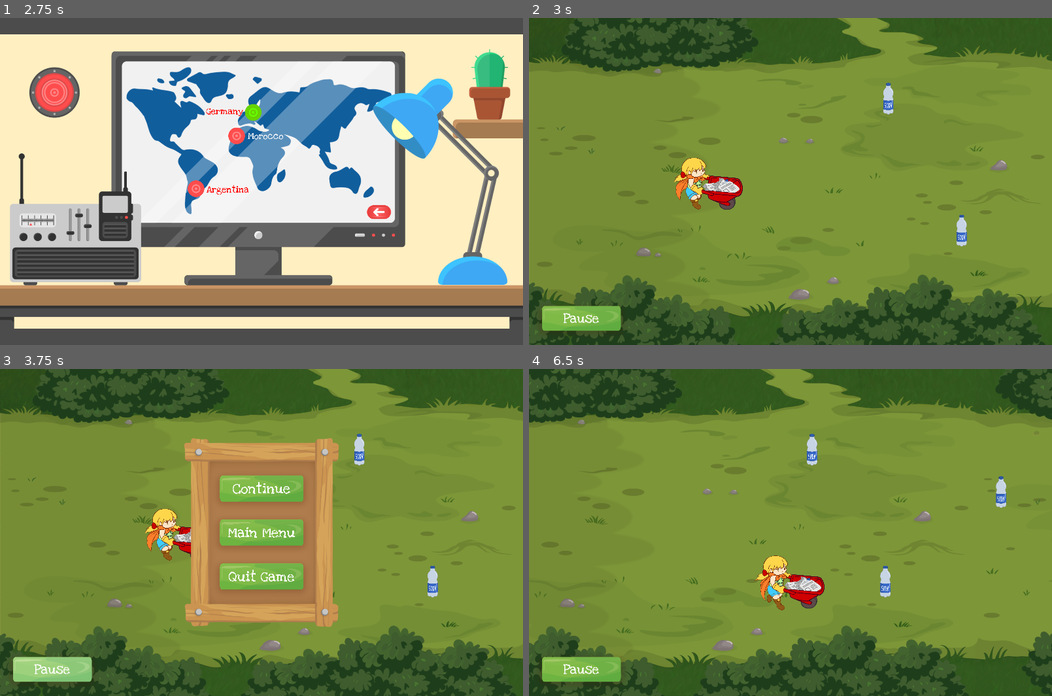
Above: before the commit, frames 1-4 (two rows, left to right).
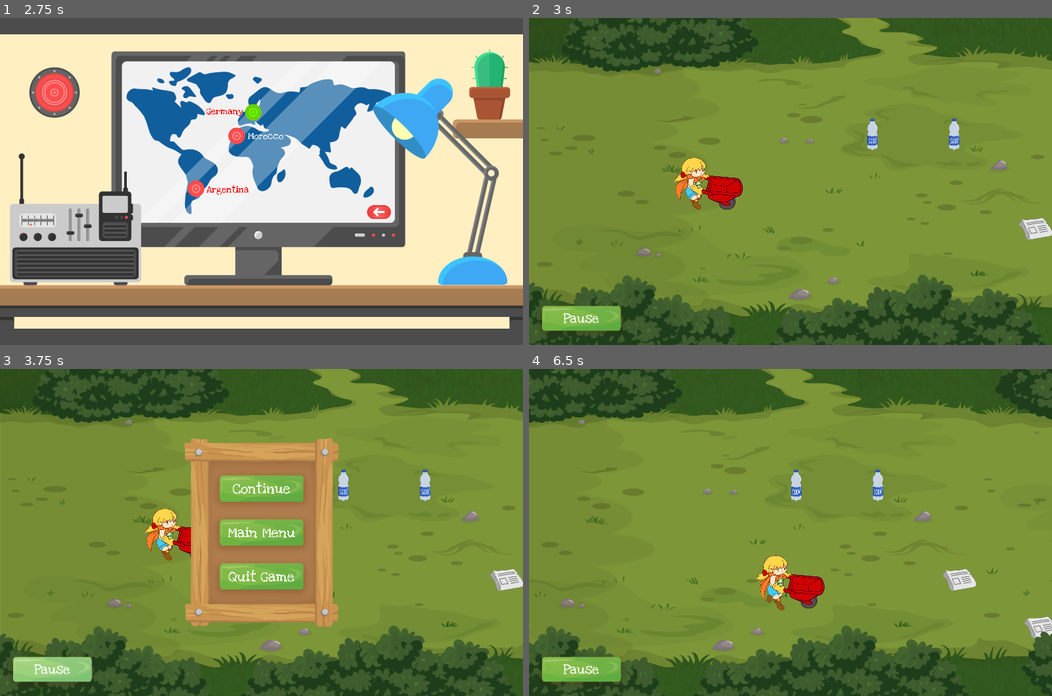
Above: after the commit, the same moments.

Repository: siconline/EcoChampion_Godot
Game: Godot game, scene res://Main.tscn
Two runs of this game, one before a commit and one after it. Both use one fixed random seed, a clock stepped at 60 frames per second and the inputs below.
Inputs:
- Up to frame 1 (2.75 s): click "Score" at 0.5 s; click "Level Menu" at 1.25 s; click "Garbage Patrol" at 2 s
- Up to frame 2 (3 s): click "Germany" at 2.75 s
- Up to frame 3 (3.75 s): click "Pause" at 3.5 s
- Up to frame 4 (6.5 s): click "Continue" at 4.25 s; tap Enter at 5 s; hold Right (ui_right) 5.03-5.78 s; hold Down (ui_down) from 5.78 s (still down)

Frame 1 is identical in both runs. In frame 2, 1.2% of the frame differs, in the area x 33-100%, y 19-70%; in frame 3, 1.0%; in frame 4, 1.6%, in the area x 48-100%, y 19-83%.

Commit message:
modified pickups

Diff:
--- a/MiniGame01/MiniGame01.gd
+++ b/MiniGame01/MiniGame01.gd
@@ -13,7 +13,7 @@
 
 # check localisation index of countries an load Theme
 func _process(delta):
-	_hudControll(delta)
+	_hudControll()
 
 	# load the current theme by index
 	if localisation == 0:
@@ -25,8 +25,7 @@
 
 
 #------Own Methods------#
-func _hudControll(delta):
-	print(delta)
+func _hudControll():
 	#limt right left for hud
 	if player.position.x < 0:
 		hud.rect_position.x += player.speed * 0.001 - (player.position.x + hud.rect_position.x)
--- a/MiniGame01/MiniGame01.tscn
+++ b/MiniGame01/MiniGame01.tscn
@@ -1,13 +1,19 @@
-[gd_scene load_steps=9 format=2]
+[gd_scene load_steps=11 format=2]
 
 [ext_resource path="res://MiniGame01/MiniGame01.gd" type="Script" id=1]
 [ext_resource path="res://MiniGame01/Grounds.gd" type="Script" id=2]
 [ext_resource path="res://MiniGame01/Textures/Backgrounds/Germany/BackgroundStart_d.png" type="Texture" id=3]
 [ext_resource path="res://MiniGame01/Textures/Backgrounds/Germany/ForegroundStartTop_d.png" type="Texture" id=4]
 [ext_resource path="res://MiniGame01/Textures/Backgrounds/Germany/ForegroundStartBottom_d.png" type="Texture" id=5]
-[ext_resource path="res://MiniGame01/Textures/PickUps/T_Plastic_Bottle.png" type="Texture" id=6]
-[ext_resource path="res://MiniGame01/Player/Player.tscn" type="PackedScene" id=7]
-[ext_resource path="res://MiniGame01/Hud/Hud.tscn" type="PackedScene" id=8]
+[ext_resource path="res://MiniGame01/PickUps.gd" type="Script" id=6]
+[ext_resource path="res://MiniGame01/Textures/PickUps/T_Plastic_Bottle.png" type="Texture" id=7]
+[ext_resource path="res://MiniGame01/Player/Player.tscn" type="PackedScene" id=8]
+[ext_resource path="res://MiniGame01/Hud/Hud.tscn" type="PackedScene" id=9]
+
+[sub_resource type="RectangleShape2D" id=2]
+
+custom_solver_bias = 0.0
+extents = Vector2( 117.149, 296.078 )
 
 [node name="MiniGame01" type="Node2D" index="0"]
 
@@ -100,32 +106,118 @@
 [node name="PickUps" type="Node2D" parent="." index="1"]
 
 z_index = -2
-_sections_unfolded = [ "Transform", "Z Index" ]
-
-[node name="PickUp1" type="Sprite" parent="PickUps" index="0"]
-
-position = Vector2( 358.249, -305.3 )
-scale = Vector2( 0.15, 0.15 )
-texture = ExtResource( 6 )
-_sections_unfolded = [ "Transform", "Z Index" ]
-
-[node name="PickUp2" type="Sprite" parent="PickUps" index="1"]
-
-position = Vector2( 627.347, 179.077 )
-scale = Vector2( 0.15, 0.15 )
-texture = ExtResource( 6 )
-_sections_unfolded = [ "Transform", "Z Index" ]
-
-[node name="PickUp3" type="Sprite" parent="PickUps" index="2"]
-
-position = Vector2( 1052.24, -149.506 )
-scale = Vector2( 0.15, 0.15 )
-texture = ExtResource( 6 )
-_sections_unfolded = [ "Transform", "Z Index" ]
-
-[node name="Player" parent="." index="2" instance=ExtResource( 7 )]
-
-editor/display_folded = true
+script = ExtResource( 6 )
+_sections_unfolded = [ "Transform", "Z Index" ]
+
+[node name="PickUp1" type="Area2D" parent="PickUps" index="0"]
+
+position = Vector2( 300, 0 )
+z_index = -1
+input_pickable = true
+gravity_vec = Vector2( 0, 1 )
+gravity = 98.0
+linear_damp = 0.1
+angular_damp = 1.0
+audio_bus_override = false
+audio_bus_name = "Master"
+_sections_unfolded = [ "Transform", "Z Index" ]
+
+[node name="CollisionShape2D" type="CollisionShape2D" parent="PickUps/PickUp1" index="0"]
+
+scale = Vector2( 0.15, 0.15 )
+z_index = -1
+shape = SubResource( 2 )
+_sections_unfolded = [ "Transform", "Z Index" ]
+
+[node name="Sprite" type="Sprite" parent="PickUps/PickUp1" index="1"]
+
+scale = Vector2( 0.15, 0.15 )
+texture = ExtResource( 7 )
+_sections_unfolded = [ "Transform", "Z Index" ]
+
+[node name="PickUp2" type="Area2D" parent="PickUps" index="1"]
+
+editor/display_folded = true
+position = Vector2( 600, 0 )
+z_index = -1
+input_pickable = true
+gravity_vec = Vector2( 0, 1 )
+gravity = 98.0
+linear_damp = 0.1
+angular_damp = 1.0
+audio_bus_override = false
+audio_bus_name = "Master"
+_sections_unfolded = [ "Transform", "Z Index" ]
+
+[node name="CollisionShape2D" type="CollisionShape2D" parent="PickUps/PickUp2" index="0"]
+
+scale = Vector2( 0.15, 0.15 )
+z_index = -1
+shape = SubResource( 2 )
+_sections_unfolded = [ "Transform", "Z Index" ]
+
+[node name="Sprite" type="Sprite" parent="PickUps/PickUp2" index="1"]
+
+scale = Vector2( 0.15, 0.15 )
+texture = ExtResource( 7 )
+_sections_unfolded = [ "Transform", "Z Index" ]
+
+[node name="PickUp3" type="Area2D" parent="PickUps" index="2"]
+
+editor/display_folded = true
+position = Vector2( 900, 0 )
+z_index = -1
+input_pickable = true
+gravity_vec = Vector2( 0, 1 )
+gravity = 98.0
+linear_damp = 0.1
+angular_damp = 1.0
+audio_bus_override = false
+audio_bus_name = "Master"
+_sections_unfolded = [ "Transform", "Z Index" ]
+
+[node name="CollisionShape2D" type="CollisionShape2D" parent="PickUps/PickUp3" index="0"]
+
+scale = Vector2( 0.15, 0.15 )
+z_index = -1
+shape = SubResource( 2 )
+_sections_unfolded = [ "Transform", "Z Index" ]
+
+[node name="Sprite" type="Sprite" parent="PickUps/PickUp3" index="1"]
+
+scale = Vector2( 0.15, 0.15 )
+texture = ExtResource( 7 )
+_sections_unfolded = [ "Transform", "Z Index" ]
+
+[node name="PickUp4" type="Area2D" parent="PickUps" index="3"]
+
+editor/display_folded = true
+position = Vector2( 1200, 0 )
+z_index = -1
+input_pickable = true
+gravity_vec = Vector2( 0, 1 )
+gravity = 98.0
+linear_damp = 0.1
+angular_damp = 1.0
+audio_bus_override = false
+audio_bus_name = "Master"
+_sections_unfolded = [ "Transform", "Z Index" ]
+
+[node name="CollisionShape2D" type="CollisionShape2D" parent="PickUps/PickUp4" index="0"]
+
+scale = Vector2( 0.15, 0.15 )
+z_index = -1
+shape = SubResource( 2 )
+_sections_unfolded = [ "Transform", "Z Index" ]
+
+[node name="Sprite" type="Sprite" parent="PickUps/PickUp4" index="1"]
+
+scale = Vector2( 0.15, 0.15 )
+texture = ExtResource( 7 )
+_sections_unfolded = [ "Transform", "Z Index" ]
+
+[node name="Player" parent="." index="2" instance=ExtResource( 8 )]
+
 position = Vector2( -300, 0 )
 z_index = -1
 _sections_unfolded = [ "Transform", "Z Index" ]
@@ -156,6 +248,14 @@
 editor_draw_drag_margin = false
 _sections_unfolded = [ "Drag Margin", "Editor", "Limit", "Transform" ]
 
-[node name="Hud" parent="Player" index="7" instance=ExtResource( 8 )]
+[node name="Hud" parent="Player" index="7" instance=ExtResource( 9 )]
 
 _sections_unfolded = [ "Anchor", "Focus", "Grow Direction", "Hint", "Rect" ]
+
+[connection signal="body_entered" from="PickUps/PickUp1" to="PickUps" method="_on_PickUp1_body_entered"]
+
+[connection signal="body_entered" from="PickUps/PickUp2" to="PickUps" method="_on_PickUp2_body_entered"]
+
+[connection signal="body_entered" from="PickUps/PickUp3" to="PickUps" method="_on_PickUp3_body_entered"]
+
+[connection signal="body_entered" from="PickUps/PickUp4" to="PickUps" method="_on_PickUp4_body_entered"]
--- /dev/null
+++ b/MiniGame01/PickUps.gd
@@ -0,0 +1,64 @@
+extends Node2D
+
+onready var pickUps = [$PickUp1, $PickUp2, $PickUp3, $PickUp4]
+onready var pickUpsCollision = [$PickUp1/CollisionShape2D, $PickUp2/CollisionShape2D, $PickUp3/CollisionShape2D, $PickUp4/CollisionShape2D]
+onready var pickUpsSprite = [$PickUp1/Sprite, $PickUp2/Sprite, $PickUp3/Sprite, $PickUp4/Sprite]
+onready var player = get_node("../Player")
+#Position Pickups are possible
+var positions = [350, 175, 0, -175, -350]
+#Texture Pickups are possible
+var textures = [preload('res://MiniGame01/Textures/PickUps/T_Plastic_Bottle.png'), preload('res://MiniGame01/Textures/PickUps/T_Paper_Newspaper.png'), preload('res://MiniGame01/Textures/PickUps/T_Metal_Can.png')]
+#Variables for Methods _randomPickUpPos() and _randomPickUpTexture()
+var randomPos
+var randomItem
+#Variables for Methods Area Overlapping
+var counterPickUps = 0
+var maxItems = 3
+
+func _ready():
+	randomize()
+	#pickups random Y position
+	_randomPickUpPos()
+	#pickups random Texture
+	_randomPickUpTexture()
+
+
+func _process(delta):
+	pass
+
+
+#----AREAS2D------------------------#
+func _on_PickUp1_body_entered(body):
+	_controllItemsBarrow(0)
+
+func _on_PickUp2_body_entered(body):
+	_controllItemsBarrow(1)
+
+func _on_PickUp3_body_entered(body):
+	_controllItemsBarrow(2)
+
+func _on_PickUp4_body_entered(body):
+	_controllItemsBarrow(3)
+
+
+#----Own Methods----#
+func _randomPickUpPos():
+	for obj in pickUps:
+		randomPos  = randi()%4
+		obj.position.y = positions[randomPos]
+
+func _randomPickUpTexture():
+	for obj in pickUpsSprite:
+		randomItem = randi()%2
+		obj.texture = textures[randomItem]
+
+func _controllItemsBarrow(index):
+	if counterPickUps < maxItems:
+		for i in range(0, pickUps.size()):
+			var obj = str("pickUp" , i+1)
+			if counterPickUps == i:
+				player.get(obj).visible = true
+				player.get(obj).texture = pickUpsSprite[index].texture
+				pickUps[index].visible = false
+				pickUpsCollision[index].disabled = true
+		counterPickUps += 1
--- a/MiniGame01/Player/Player.tscn
+++ b/MiniGame01/Player/Player.tscn
@@ -57,6 +57,7 @@
 
 [node name="PickUp1" type="Sprite" parent="PickUps" index="0"]
 
+visible = false
 position = Vector2( 20, 30 )
 scale = Vector2( 0.1, 0.1 )
 z_index = -1
@@ -65,6 +66,7 @@
 
 [node name="PickUp2" type="Sprite" parent="PickUps" index="1"]
 
+visible = false
 position = Vector2( 30, 30 )
 rotation = -0.349066
 scale = Vector2( 0.1, 0.1 )
@@ -74,6 +76,7 @@
 
 [node name="PickUp3" type="Sprite" parent="PickUps" index="2"]
 
+visible = false
 position = Vector2( 40, 30 )
 rotation = 1.5708
 scale = Vector2( 0.1, 0.1 )
@@ -83,6 +86,7 @@
 
 [node name="PickUp4" type="Sprite" parent="PickUps" index="3"]
 
+visible = false
 position = Vector2( 50, 30 )
 rotation = 1.0472
 scale = Vector2( 0.1, 0.1 )
@@ -92,6 +96,7 @@
 
 [node name="PickUp5" type="Sprite" parent="PickUps" index="4"]
 
+visible = false
 position = Vector2( 60, 30 )
 rotation = 0.174533
 scale = Vector2( 0.1, 0.1 )
@@ -101,6 +106,7 @@
 
 [node name="PickUp6" type="Sprite" parent="PickUps" index="5"]
 
+visible = false
 position = Vector2( 70, 30 )
 rotation = -0.349066
 scale = Vector2( 0.1, 0.1 )
